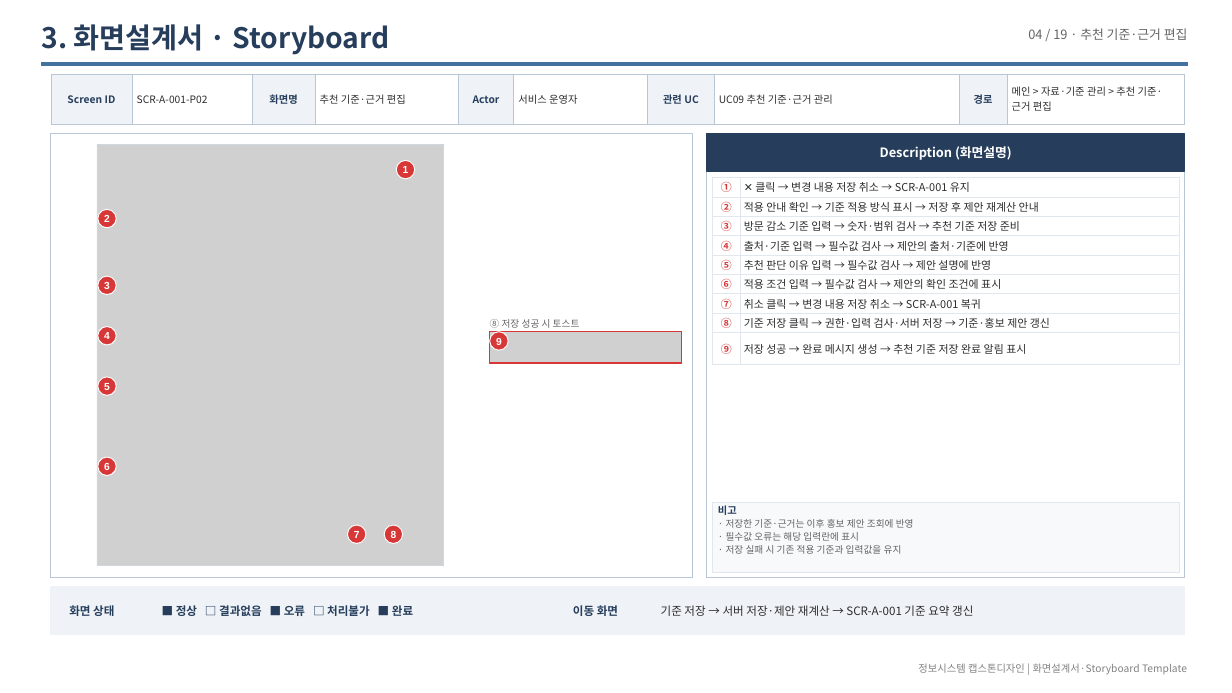
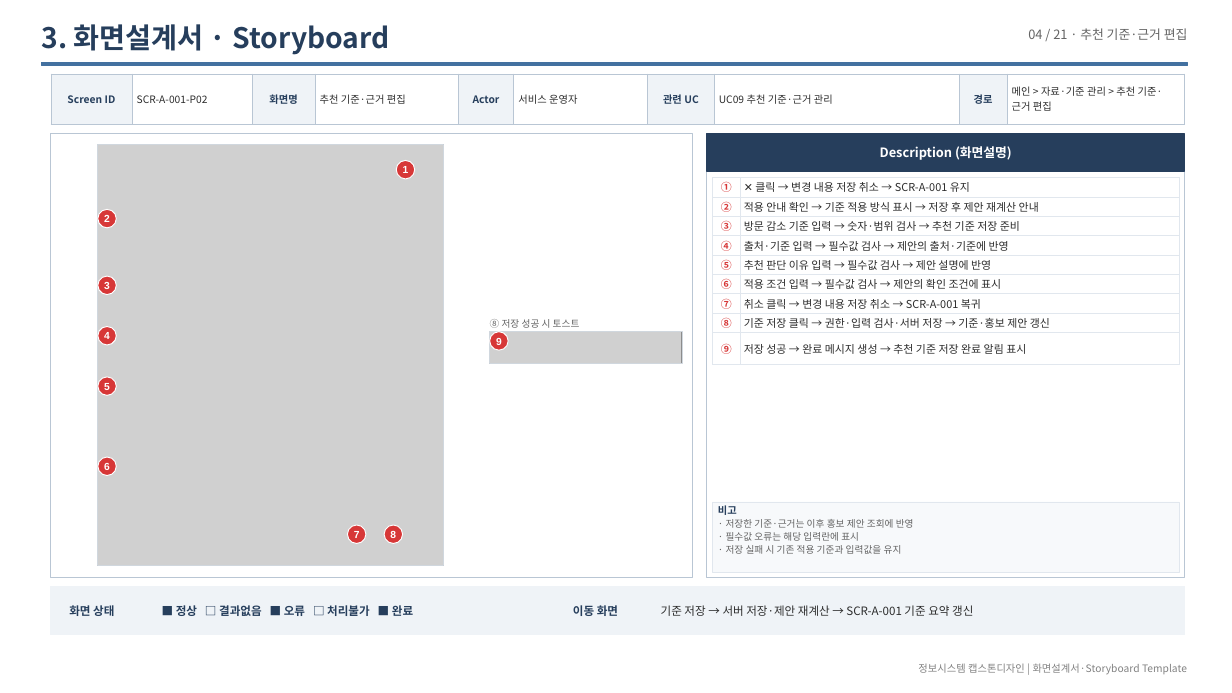
Before and after one commit to LSB-afk/-Information-Systems-Capstone-Design, a slide deck: slide 30 of 00_제출/Red 화면설계서_20260927.pptx (slide 28 before the commit). Drawn at 1232x693 pixels with LibreOffice and Linux fonts; fonts in the diff are those of the drawing; grey boxes stand for pictures. Boxes give left, top, right and bottom in pixels: in the first picture for what was removed or moved away, otherwise in the second. Text is boxed around its words. In the diff, an @@ line names an element or a change of style, - is before the commit and + after.

Commit message:
Keep screen specifications aligned with the revised Make flow
Constraint: Preserve the supplied template and use only the two confirmed actors.
Confidence: high
Scope-risk: narrow
Tested: 32 PDF pages; 141 descriptions and markers; 27 capture hashes; unchanged theme, master and layout parts; PPT package, geometry, font and import checks.
Not-tested: Final PowerPoint native rendering; final alignment of the original PROJECT and Use Case Diagram.

```diff
--- a/00_제출/Red 화면설계서_20260927.pptx
+++ b/00_제출/Red 화면설계서_20260927.pptx
@@ text at [1028, 28, 1188, 40]: text changed @@
-04 / 19 · 추천 기준·근거 편집
+04 / 21 · 추천 기준·근거 편집
@@ rectangle at [490, 332, 682, 363]: outline #D73737 1 pt to #D0D7DE 0.5 pt @@
```
Also in this commit, not shown: 28 other slides changed, 2 slides added, 7 other files.
